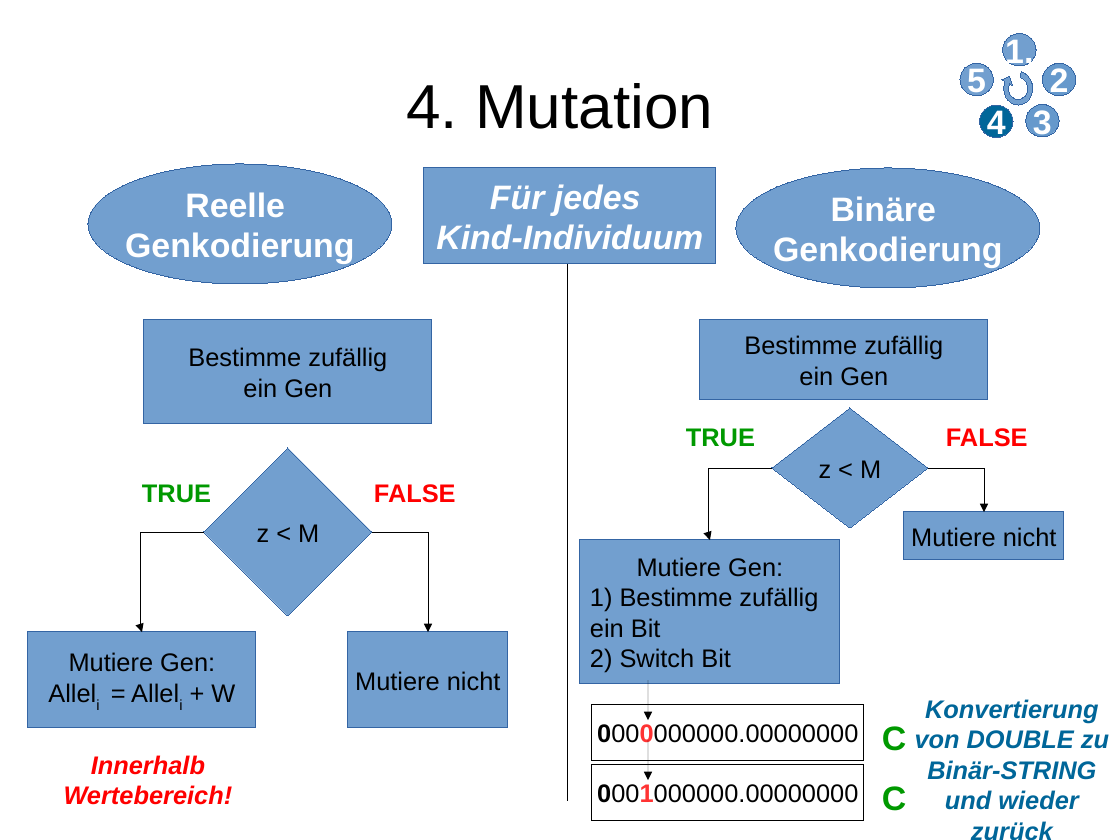
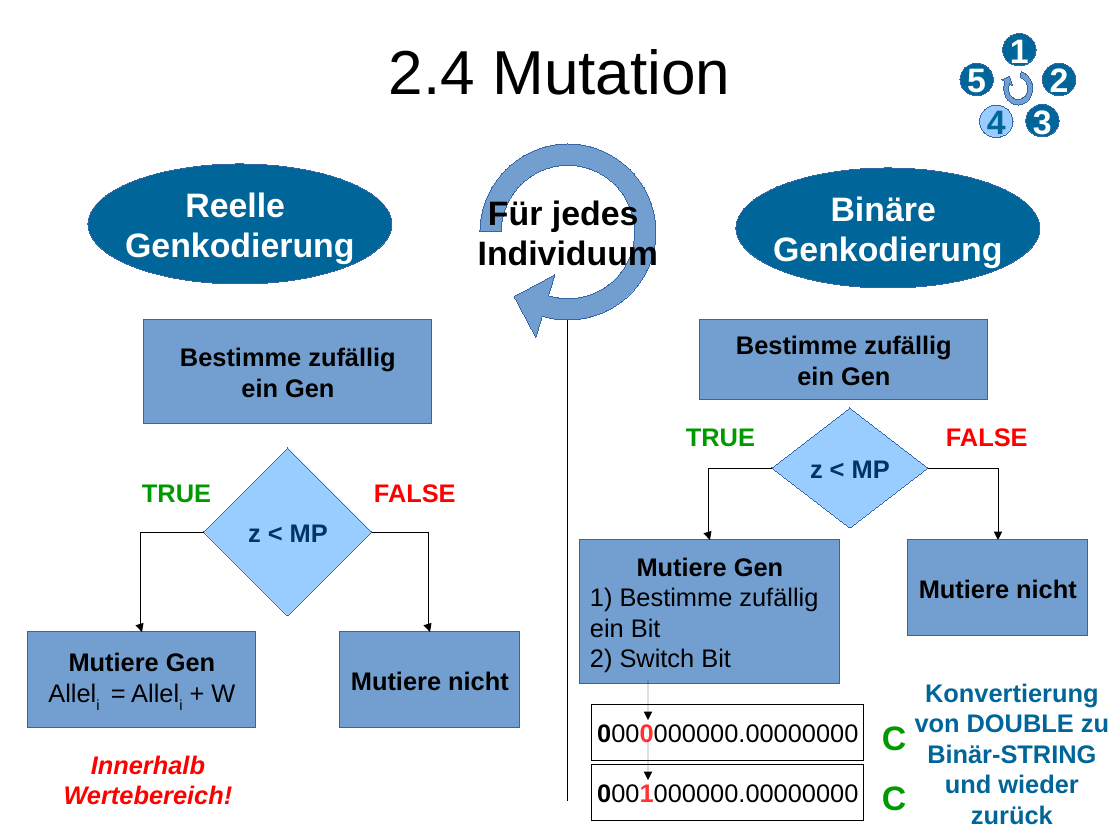
Before and after one commit to lblissett/evo-project, a slide deck: slide 7 of src/data/presentation/geopras/Vortrag_Evo_ErsterTeil.odp. Drawn at 1120x840 pixels with LibreOffice and Linux fonts; fonts in the diff are those of the drawing. Boxes give left, top, right and bottom in pixels: in the first picture for what was removed or moved away, otherwise in the second. Text is boxed around its words. In the diff, an @@ line names an element or a change of style, - is before the commit and + after.

```diff
--- a/src/data/presentation/geopras/Vortrag_Evo_ErsterTeil.odp
+++ b/src/data/presentation/geopras/Vortrag_Evo_ErsterTeil.odp
@@ title at (x1=389, y1=49, x2=730, y2=95): text changed @@
-4. Mutation
+2.4 Mutation
@@ fill #729FCF to #006699 in 4 elements at (x1=88, y1=164, x2=392, y2=284), (x1=736, y1=168, x2=1040, y2=288), (x1=960, y1=63, x2=994, y2=96), (x1=1003, y1=34, x2=1037, y2=66) @@
@@ text in ellipse at (x1=1010, y1=36, x2=1029, y2=70): text changed @@
-1.
+1
@@ ellipse "2" at (x1=1043, y1=63, x2=1076, y2=96): fill #6699CC to #006699 @@
@@ ellipse "4" at (x1=980, y1=105, x2=1013, y2=137): text colour #FFFFFF to #006699; fill #006699 to #99CCFF @@
@@ ellipse "3" at (x1=1026, y1=105, x2=1060, y2=137): fill #6699CC to #006699 @@
@@ freeform shape added at (x1=480, y1=144, x2=656, y2=320), fill #729FCF, outline #3465A4 0 pt, 24 pt, text #000000, bold @@
+Für jedes
+Individuum
@@ rectangle removed at (x1=424, y1=168, x2=715, y2=263) @@
-Für jedes
-Kind-Individuum
@@ line moved from (568, 248) - (568, 800) to (568, 320) - (568, 800) @@
@@ diamond "z < MP" at (x1=772, y1=409, x2=929, y2=528): fill #729FCF to #99CCFF @@
@@ diamond "z < MP" at (x1=204, y1=448, x2=372, y2=616): fill #729FCF to #99CCFF @@
@@ text in diamond at (x1=810, y1=460, x2=890, y2=478): text changed; text colour #000000 to #003366; bold on @@
-z < M
+z < MP
@@ elbow arrow moved from (928, 469) - (985, 512) to (928, 469) - (998, 541) @@
@@ text in diamond at (x1=248, y1=524, x2=328, y2=542): text changed; text colour #000000 to #003366; bold on @@
-z < M
+z < MP
@@ text in rectangle at (x1=637, y1=557, x2=783, y2=577): text changed; bold on @@
-Mutiere Gen:
+Mutiere Gen
@@ bold on in 4 elements at (x1=144, y1=320, x2=432, y2=424), (x1=700, y1=320, x2=988, y2=400), (x1=340, y1=632, x2=520, y2=728), (x1=909, y1=540, x2=1088, y2=635) @@
@@ rectangle "Mutiere nicht" resized from (x1=905, y1=512, x2=1064, y2=560) to (x1=909, y1=540, x2=1088, y2=635) @@
@@ text in rectangle at (x1=69, y1=652, x2=215, y2=672): text changed; bold on @@
-Mutiere Gen:
+Mutiere Gen
@@ rectangle "Mutiere nicht" resized from (x1=349, y1=632, x2=508, y2=728) to (x1=340, y1=632, x2=520, y2=728) @@
@@ text "Konvertierung von DOUBLE zu Binär-STRING ..." moved from (x1=915, y1=699, x2=1109, y2=810) to (x1=915, y1=683, x2=1109, y2=825) @@
@@ text "Konvertierung von DOUBLE zu Binär-STRING ..." at (x1=915, y1=683, x2=1109, y2=825): italic off @@
```
Also in this commit, not shown: 8 other slides changed.
